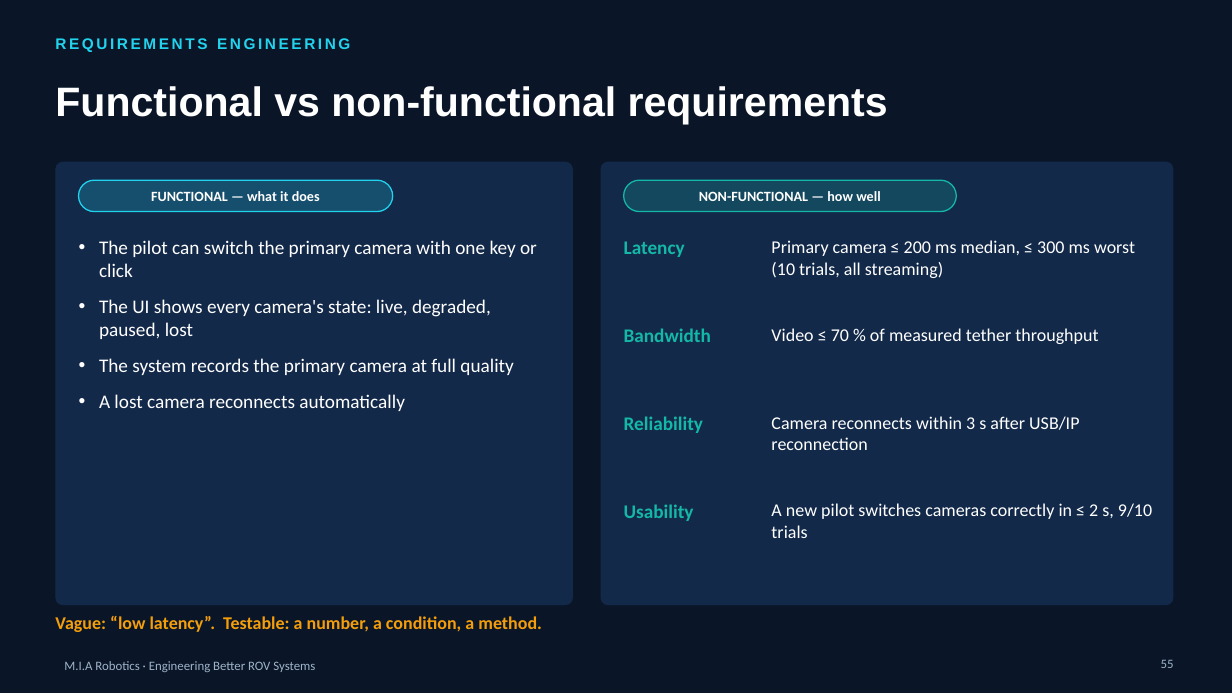
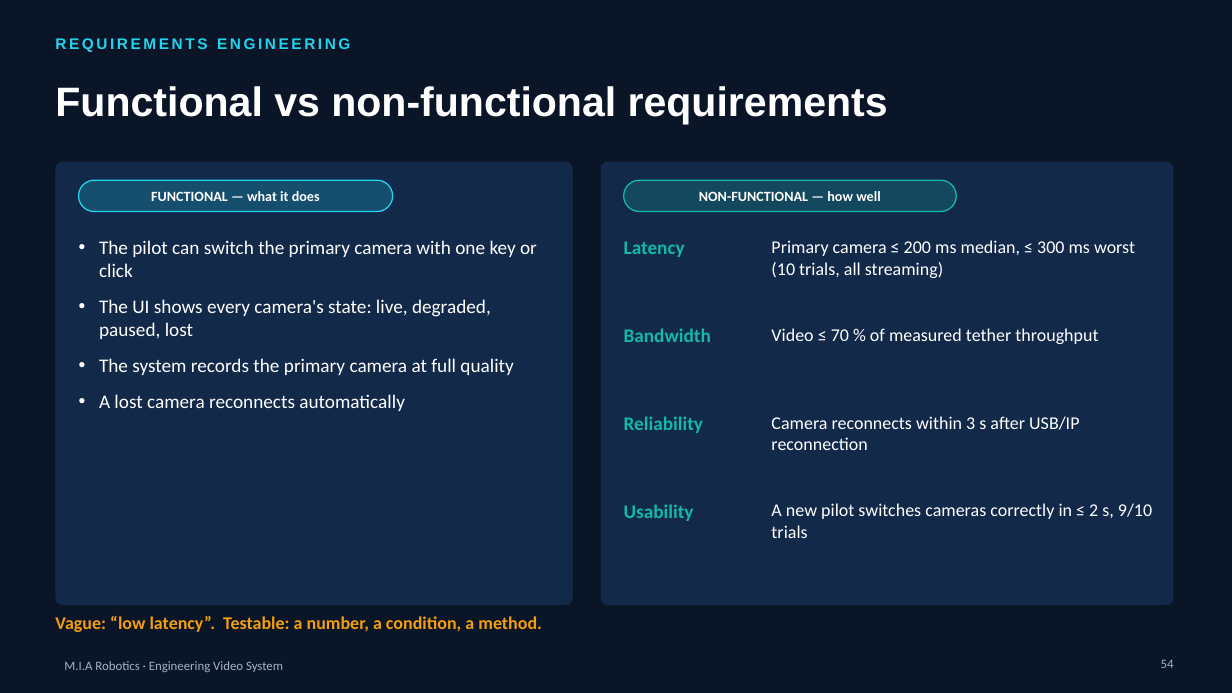
Before and after one commit to YoussefAbbas2001/video-streaming, a slide deck: slide 54 of presentation/MIA_Robotics_Workshop.pptx (slide 55 before the commit). Drawn at 1232x693 pixels with LibreOffice and Linux fonts; fonts in the diff are those of the drawing; background and template pictures are left out. Boxes give left, top, right and bottom in pixels: in the first picture for what was removed or moved away, otherwise in the second. Text is boxed around its words. In the diff, an @@ line names an element or a change of style, - is before the commit and + after.

```diff
--- a/presentation/MIA_Robotics_Workshop.pptx
+++ b/presentation/MIA_Robotics_Workshop.pptx
@@ text at box(64, 661, 283, 672): text changed @@
-M.I.A Robotics · Engineering Better ROV Systems
+M.I.A Robotics · Engineering Video System
@@ page number at box(1161, 660, 1174, 668): text changed @@
-55
+54
```
Also in this commit, not shown: 72 other slides changed, 1 slide removed.
